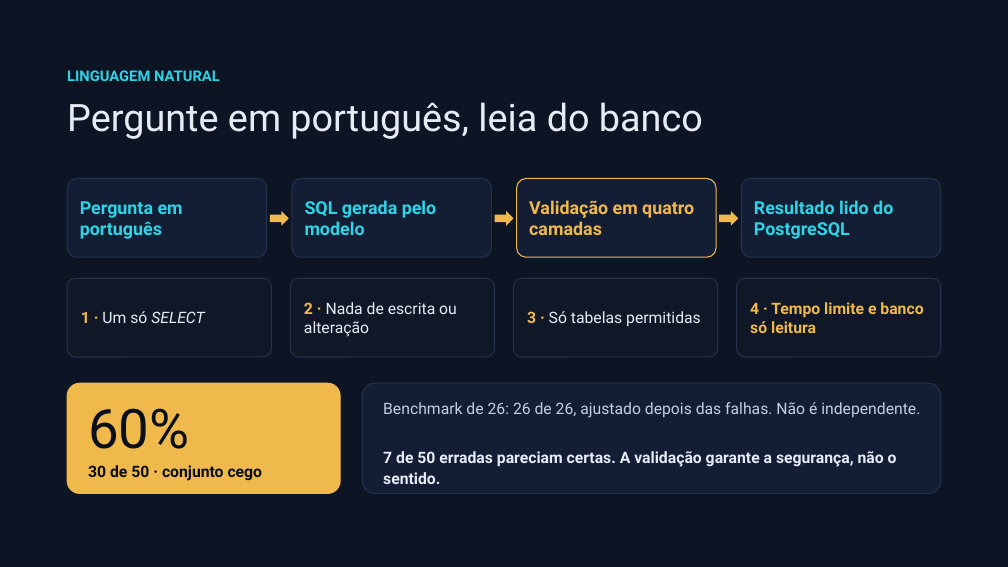
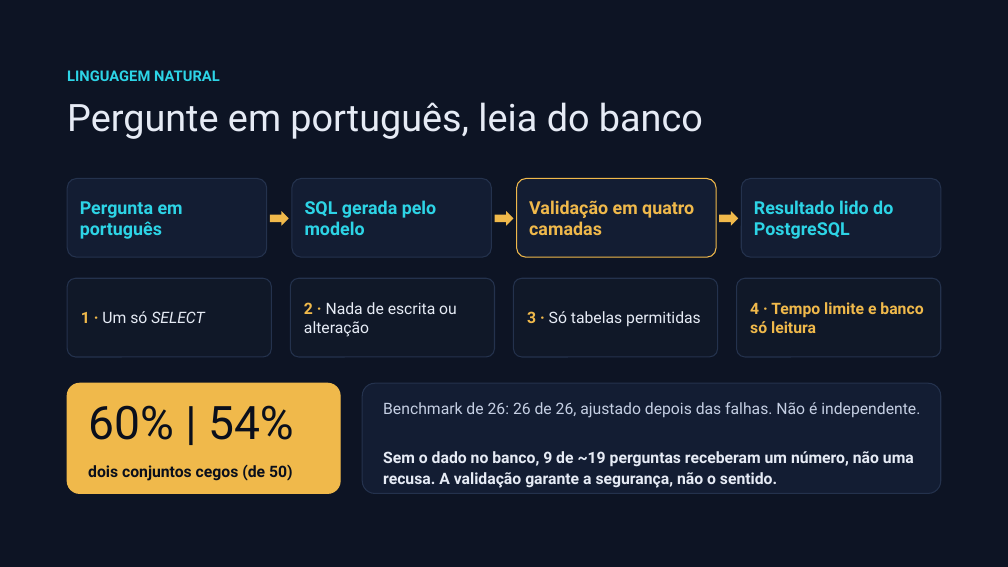
Before and after one commit to tamiosso125/lol-analytics, a slide deck: slide 14 of docs/bellestraiko_defesa_v4.pptx. Drawn at 1008x567 pixels with LibreOffice and Linux fonts; fonts in the diff are those of the drawing. Boxes give left, top, right and bottom in pixels: in the first picture for what was removed or moved away, otherwise in the second. Text is boxed around its words. In the diff, an @@ line names an element or a change of style, - is before the commit and + after.

```diff
--- a/docs/bellestraiko_defesa_v4.pptx
+++ b/docs/bellestraiko_defesa_v4.pptx
@@ text at (88,405,294,440): text changed; size 52 to 44 pt @@
-60%
+60% | 54%
@@ text at (88,465,293,481): text changed @@
-30 de 50 · conjunto cego
+dois conjuntos cegos (de 50)
@@ text at (383,451,914,488): text changed @@
-7 de 50 erradas pareciam certas. A validação garante a segurança, não o sentido.
+Sem o dado no banco, 9 de ~19 perguntas receberam um número, não uma recusa. A validação garante a segurança, não o sentido.
```
